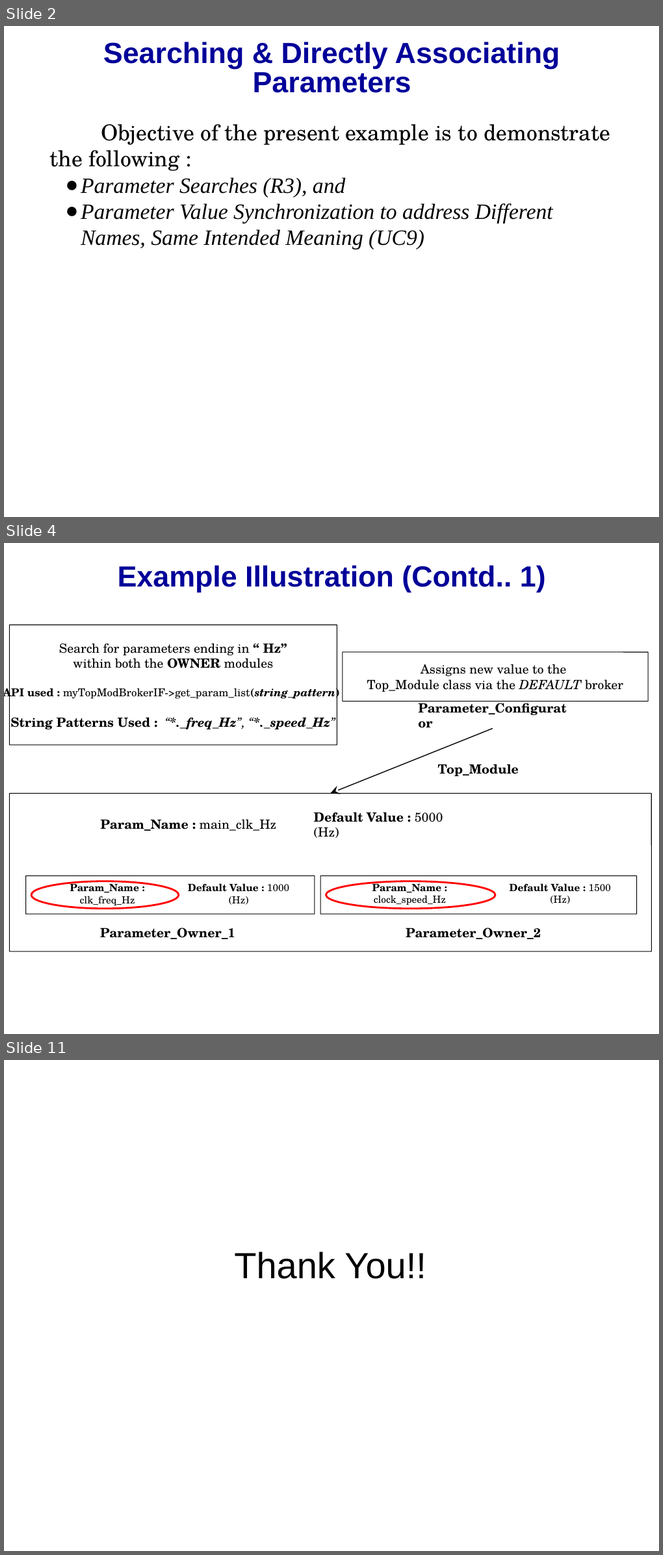
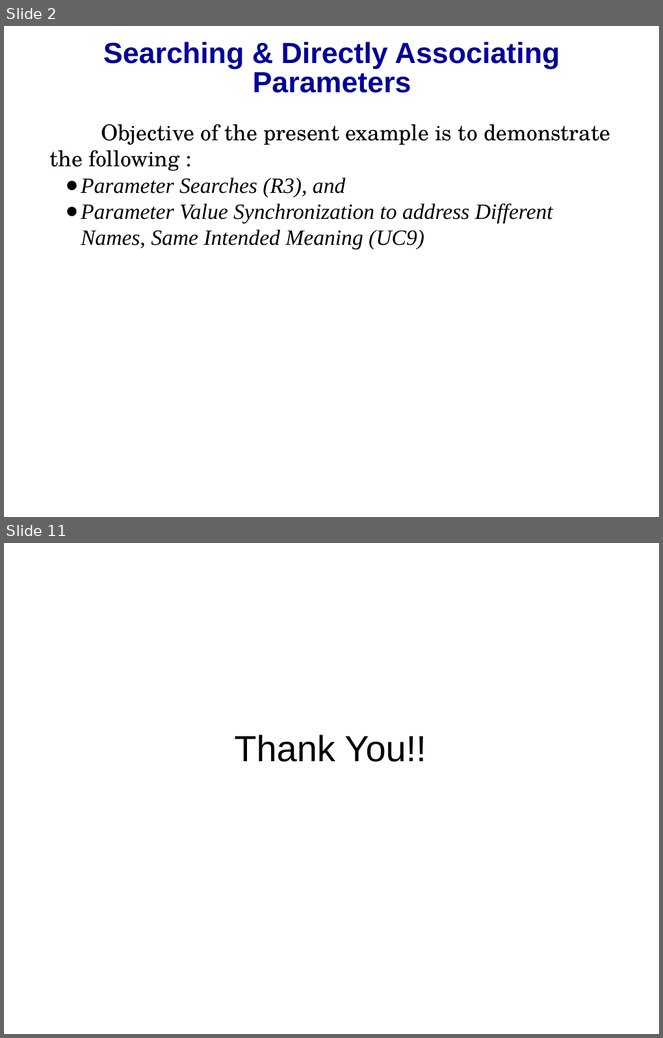
Before and after one commit to accellera-official/cci, a slide deck: examples/ex11_Searching_and_Directly_Associating_Parameters/docs/ex11_Searching_and_Directly_Associating_Parameters.ppt. Shown one above the other, each under a label of ours: slides 2, 4 and 11 before the commit, slides 2 and 11 after it; the slides between them are not shown. The pictures are 663x1555 and 663x1038 pixels, drawn with LibreOffice and Linux fonts; fonts in the diff are those of the drawing; background and template pictures are left out. Boxes give left, top, right and bottom in pixels: in the first picture for what was removed or moved away, otherwise in the second. Text is boxed around its words. In the diff, an @@ line names an element or a change of style, - is before the commit and + after.

Commit message:
Submiting modified example#11 with updated presentation for review

```diff
--- a/examples/ex11_Searching_and_Directly_Associating_Parameters/docs/ex11_Searching_and_Directly_Associating_Parameters.ppt
+++ b/examples/ex11_Searching_and_Directly_Associating_Parameters/docs/ex11_Searching_and_Directly_Associating_Parameters.ppt
@@ slide 4 removed at box(4, 543, 659, 1034), background picture (left out) @@
@@ free removed at box(21, 553, 644, 603) @@
-Example Illustration (Contd.. 1)
@@ rounded rectangle removed at box(9, 625, 337, 745) @@
-Search for parameters ending in “ Hz”
-within both the OWNER modules
-API used : myTopModBrokerIF->get_param_list(string_pattern)
-String Patterns Used : “*._freq_Hz”, “*._speed_Hz”
@@ group removed at box(9, 652, 651, 952): 8 texts, 6 rounded rectangles, 1 arrow @@
-Assigns new value to the
-Top_Module class via the DEFAULT broker
-Parameter_Configurator
-Top_Module
-Param_Name : main_clk_Hz
-Default Value : 5000 (Hz)
-Parameter_Owner_2
-Param_Name : clock_speed_Hz
-Default Value : 1500 (Hz)
-Param_Name : clk_freq_Hz
-Default Value : 1000 (Hz)
-Parameter_Owner_1
@@ ellipse removed at box(31, 882, 179, 909) @@
@@ ellipse removed at box(326, 882, 495, 909) @@
```
Also in this commit, not shown: 8 slides changed, 1 slide added, 7 other files.
